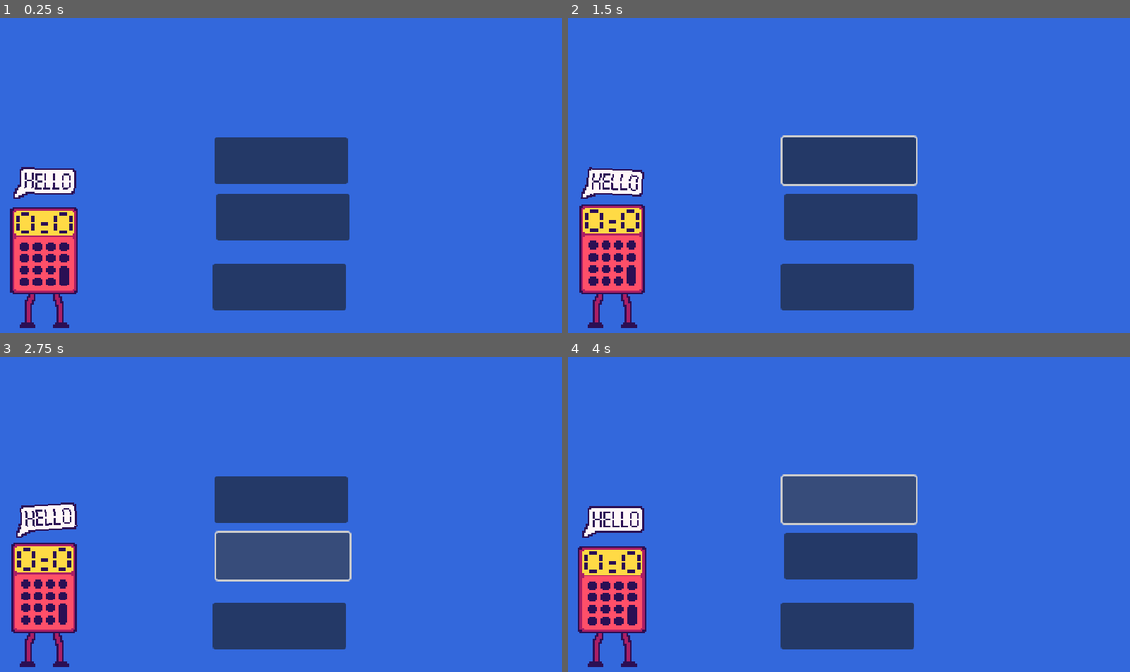
Above: before the commit, frames 1-4 (two rows, left to right).
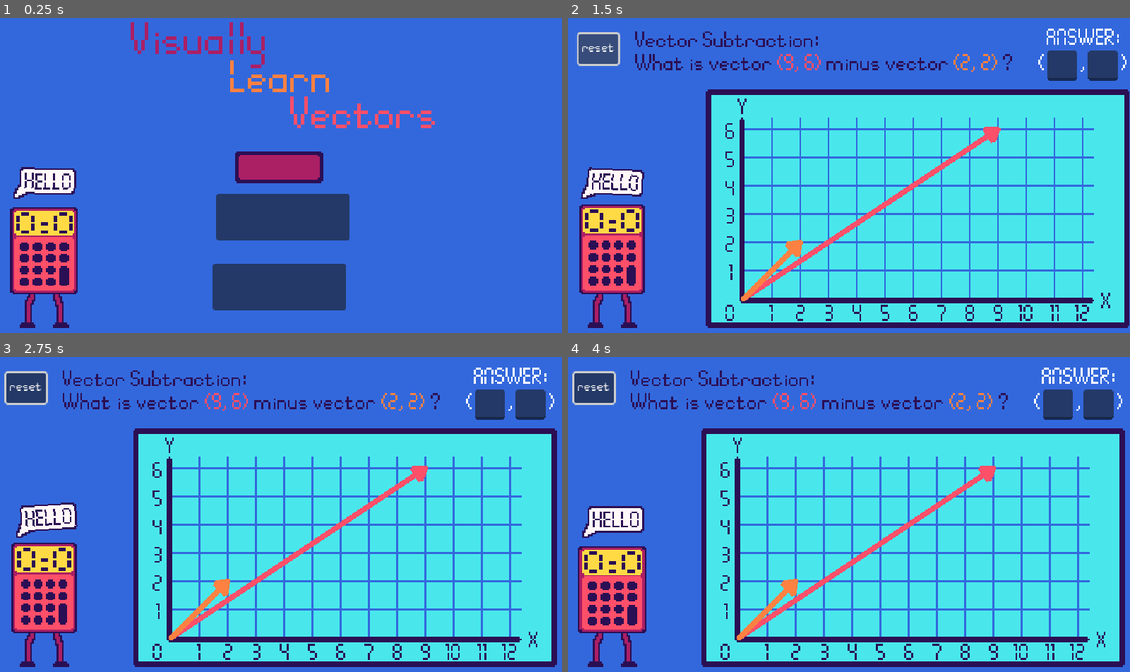
Above: after the commit, the same moments.

Repository: KyleTiley/VectorMathGame
Game: Godot game, scene res://Game/game.tscn
The game is run twice, just before and just after one commit, with the same random seed, the same clock (stepped at 60 frames per second) and the same inputs.
Inputs (mouse positions are in pixels of both pictures, inside the frame that each line leads up to; where the layout moved, square brackets give the same spot in the first picture):
- Up to frame 1 (0.25 s): no input
- Up to frame 2 (1.5 s): click (849, 166) [849, 159] at 0.5 s; click (607, 49) at 1.25 s, where only the run after the commit has a clickable "reset"
- Up to frame 3 (2.75 s): click (281, 555) at 2.02 s
- Up to frame 4 (4 s): click (849, 624) at 2.77 s; click (849, 498) at 3.52 s

The runs differ from the first frame. In frame 1, 5.2% of the frame differs, in the area x 23-78%, y 1-53%; in frame 2, 57%, in the area x 1-100%, y 3-99%; in frame 3, 57%; in frame 4, 57%.

Commit message:
texture button in

Diff:
--- a/Game/Levels/VectorAddition.gd
+++ b/Game/Levels/VectorAddition.gd
@@ -85,3 +85,6 @@
 		return true
 	else:
 		return false
+
+func _on_button_reset_pressed():
+	print("reset")
--- /dev/null
+++ b/Game/Levels/vector_addition.tscn
@@ -0,0 +1,64 @@
+[gd_scene load_steps=3 format=3 uid="uid://dv4a7rdfuvwun"]
+
+[ext_resource type="Script" path="res://Game/Levels/VectorAddition.gd" id="1_qmaff"]
+[ext_resource type="PackedScene" uid="uid://tq1ld42isp6r" path="res://Game/Graph/vector_graph.tscn" id="2_hns2u"]
+
+[node name="VectorAddition" type="Node2D"]
+script = ExtResource("1_qmaff")
+
+[node name="VectorGraph" parent="." instance=ExtResource("2_hns2u")]
+position = Vector2(197, 321)
+
+[node name="RichTextLabel" type="RichTextLabel" parent="."]
+offset_left = 74.0
+offset_top = 18.0
+offset_right = 529.0
+offset_bottom = 70.0
+theme_override_colors/default_color = Color(0.168536, 0.0586099, 0.329259, 1)
+theme_override_font_sizes/normal_font_size = 26
+bbcode_enabled = true
+text = "Vector Addition:
+What is vector (0, 00) minus vector (0, 00) ?"
+
+[node name="LineEdit1" type="LineEdit" parent="."]
+offset_left = 540.5
+offset_top = 40.0
+offset_right = 574.5
+offset_bottom = 74.0
+theme_override_constants/minimum_character_width = 1
+theme_override_font_sizes/font_size = 26
+max_length = 2
+
+[node name="LineEdit2" type="LineEdit" parent="."]
+offset_left = 587.0
+offset_top = 40.0
+offset_right = 621.0
+offset_bottom = 74.0
+theme_override_constants/minimum_character_width = 1
+theme_override_font_sizes/font_size = 26
+max_length = 2
+
+[node name="Labelanswer" type="Label" parent="."]
+offset_left = 540.0
+offset_top = 15.0
+offset_right = 624.0
+offset_bottom = 44.0
+theme_override_font_sizes/font_size = 26
+text = "ANSWER:"
+
+[node name="Label" type="Label" parent="."]
+offset_left = 531.0
+offset_top = 44.0
+offset_right = 653.0
+offset_bottom = 73.0
+theme_override_font_sizes/font_size = 26
+text = "(        ,        )"
+
+[node name="ButtonReset" type="Button" parent="."]
+offset_left = 10.0
+offset_top = 21.0
+offset_right = 55.0
+offset_bottom = 55.0
+text = "reset"
+
+[connection signal="pressed" from="ButtonReset" to="." method="_on_button_reset_pressed"]
--- a/Game/UI.gd
+++ b/Game/UI.gd
@@ -18,9 +18,16 @@
 		move_menu_out(delta)
 	if lerp_game:
 		move_game_in(delta)
+		move_menu_out(delta)
 
 func move_menu_out(_delta):
 	main_menu.position = main_menu.position.lerp(top_pos, _delta * lerp_speed)
 
 func move_game_in(_delta):
-	pass
+	game_level.position = game_level.position.lerp(Vector2.ZERO, _delta * lerp_speed)
+
+func _on_button_addition_pressed():
+	lerp_game = true
+
+func _on_button_subtraction_pressed():
+	pass # Replace with function body.
--- a/Game/game.tscn
+++ b/Game/game.tscn
@@ -1,9 +1,12 @@
-[gd_scene load_steps=5 format=3 uid="uid://bt0o6dl5yrvhn"]
+[gd_scene load_steps=8 format=3 uid="uid://bt0o6dl5yrvhn"]
 
 [ext_resource type="Script" path="res://Game/UI.gd" id="1_1tuvy"]
 [ext_resource type="PackedScene" uid="uid://cbgvg7rm1fyk1" path="res://Game/Calculator/calculator.tscn" id="1_lx25n"]
-[ext_resource type="Script" path="res://Game/Levels/VectorAddition.gd" id="3_4f0yh"]
-[ext_resource type="PackedScene" uid="uid://tq1ld42isp6r" path="res://Game/Graph/vector_graph.tscn" id="4_caddo"]
+[ext_resource type="Texture2D" uid="uid://djdjd152icj26" path="res://Assets/button1.png" id="2_at5sf"]
+[ext_resource type="Texture2D" uid="uid://bmkfojsk6pl" path="res://Assets/button2.png" id="2_y031h"]
+[ext_resource type="Texture2D" uid="uid://dxmgkn4cfg0n8" path="res://Assets/button3.png" id="3_l55qn"]
+[ext_resource type="PackedScene" uid="uid://dv4a7rdfuvwun" path="res://Game/Levels/vector_addition.tscn" id="3_qdm1t"]
+[ext_resource type="Texture2D" uid="uid://cvarbbvc0wbi7" path="res://Assets/funkyfuture-8-32x.png" id="4_d2gfx"]
 
 [node name="Game" type="Node"]
 
@@ -34,13 +37,18 @@
 anchor_bottom = 1.0
 grow_horizontal = 2
 grow_vertical = 2
+mouse_filter = 2
 
-[node name="ButtonAddition" type="Button" parent="UI/MainMenu"]
+[node name="ButtonAddition" type="TextureButton" parent="UI/MainMenu"]
 layout_mode = 0
-offset_left = 246.0
-offset_top = 138.0
-offset_right = 397.0
-offset_bottom = 191.0
+offset_left = 269.0
+offset_top = 154.0
+offset_right = 319.0
+offset_bottom = 172.0
+scale = Vector2(2, 2)
+texture_normal = ExtResource("2_y031h")
+texture_pressed = ExtResource("3_l55qn")
+texture_hover = ExtResource("2_at5sf")
 
 [node name="ButtonSubtraction" type="Button" parent="UI/MainMenu"]
 layout_mode = 0
@@ -56,58 +64,52 @@
 offset_right = 395.0
 offset_bottom = 334.0
 
+[node name="Title" type="Control" parent="UI/MainMenu"]
+anchors_preset = 0
+offset_right = 40.0
+offset_bottom = 40.0
+
+[node name="Label" type="Label" parent="UI/MainMenu/Title"]
+layout_mode = 0
+offset_left = 151.0
+offset_top = 8.0
+offset_right = 307.0
+offset_bottom = 63.0
+theme_override_colors/font_color = Color(0.670726, 0.121141, 0.396185, 1)
+theme_override_font_sizes/font_size = 52
+text = "Visually"
+
+[node name="Label2" type="Label" parent="UI/MainMenu/Title"]
+layout_mode = 0
+offset_left = 264.0
+offset_top = 51.0
+offset_right = 380.0
+offset_bottom = 106.0
+theme_override_colors/font_color = Color(1, 0.506096, 0.258915, 1)
+theme_override_font_sizes/font_size = 52
+text = "Learn"
+
+[node name="Label3" type="Label" parent="UI/MainMenu/Title"]
+layout_mode = 0
+offset_left = 332.0
+offset_top = 92.0
+offset_right = 500.0
+offset_bottom = 147.0
+theme_override_colors/font_color = Color(1, 0.309712, 0.41181, 1)
+theme_override_font_sizes/font_size = 52
+text = "Vectors"
+
 [node name="Calculator" parent="." instance=ExtResource("1_lx25n")]
 position = Vector2(53, 262)
 
 [node name="Levels" type="Node" parent="."]
 
-[node name="VectorAddition" type="Node2D" parent="Levels"]
-script = ExtResource("3_4f0yh")
+[node name="VectorAddition" parent="Levels" instance=ExtResource("3_qdm1t")]
+position = Vector2(640, 0)
 
-[node name="VectorGraph" parent="Levels/VectorAddition" instance=ExtResource("4_caddo")]
-position = Vector2(197, 321)
+[node name="Funkyfuture-8-32x" type="Sprite2D" parent="."]
+position = Vector2(292, -59)
+texture = ExtResource("4_d2gfx")
 
-[node name="RichTextLabel" type="RichTextLabel" parent="Levels/VectorAddition"]
-offset_left = 74.0
-offset_top = 18.0
-offset_right = 529.0
-offset_bottom = 70.0
-theme_override_colors/default_color = Color(0.168536, 0.0586099, 0.329259, 1)
-theme_override_font_sizes/normal_font_size = 26
-bbcode_enabled = true
-text = "Vector Addition:
-What is vector (0, 00) minus vector (0, 00) ?"
-
-[node name="LineEdit1" type="LineEdit" parent="Levels/VectorAddition"]
-offset_left = 540.5
-offset_top = 40.0
-offset_right = 574.5
-offset_bottom = 74.0
-theme_override_constants/minimum_character_width = 1
-theme_override_font_sizes/font_size = 26
-max_length = 2
-
-[node name="LineEdit2" type="LineEdit" parent="Levels/VectorAddition"]
-offset_left = 587.0
-offset_top = 40.0
-offset_right = 621.0
-offset_bottom = 74.0
-theme_override_constants/minimum_character_width = 1
-theme_override_font_sizes/font_size = 26
-max_length = 2
-
-[node name="Labelanswer" type="Label" parent="Levels/VectorAddition"]
-offset_left = 540.0
-offset_top = 15.0
-offset_right = 624.0
-offset_bottom = 44.0
-theme_override_font_sizes/font_size = 26
-text = "ANSWER:"
-
-[node name="Label" type="Label" parent="Levels/VectorAddition"]
-offset_left = 531.0
-offset_top = 44.0
-offset_right = 653.0
-offset_bottom = 73.0
-theme_override_font_sizes/font_size = 26
-text = "(        ,        )"
+[connection signal="pressed" from="UI/MainMenu/ButtonAddition" to="UI" method="_on_button_addition_pressed"]
+[connection signal="pressed" from="UI/MainMenu/ButtonSubtraction" to="UI" method="_on_button_subtraction_pressed"]
Binary file added: Assets/button1.png
Not shown, added: Assets/button1.png.import
Binary file added: Assets/button2.png
Not shown, added: Assets/button2.png.import
Binary file added: Assets/button3.png
Not shown, added: Assets/button3.png.import
